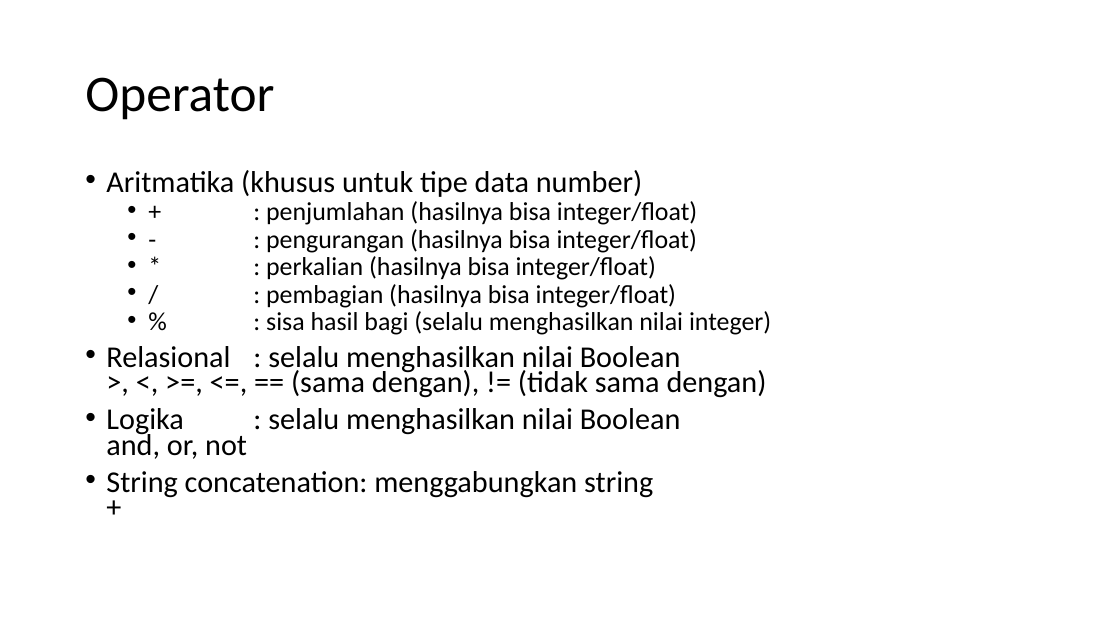
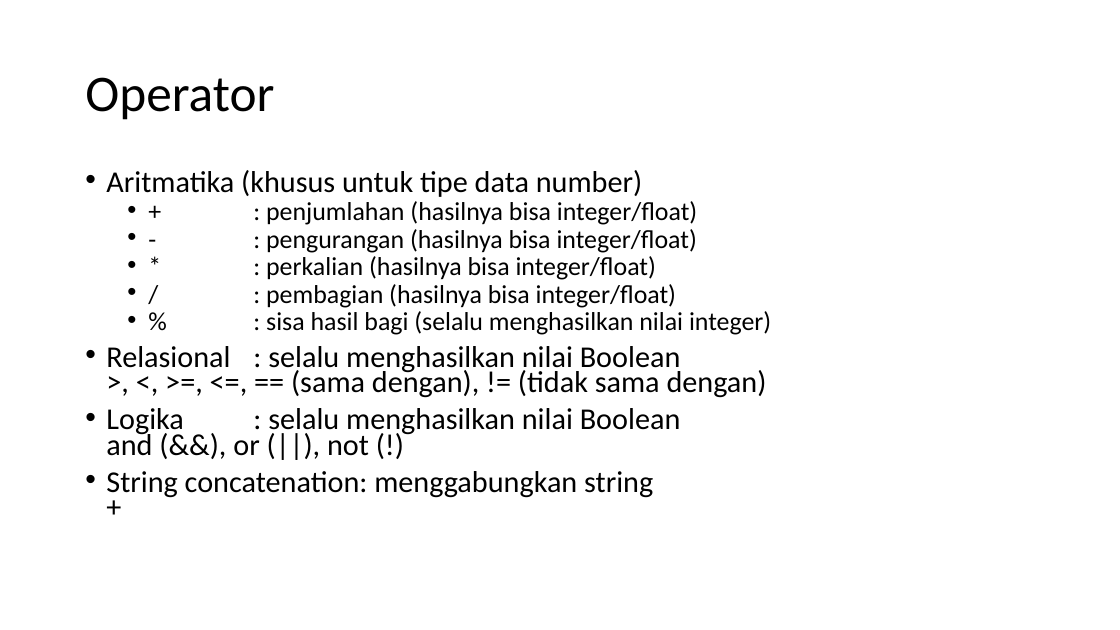
Before and after one commit to auliyanurul/kuliah, a slide deck: slide 5 of PBO/PBO 02.pptx. Drawn at 1120x630 pixels with LibreOffice and Linux fonts; fonts in the diff are those of the drawing. Boxes give left, top, right and bottom in pixels: in the first picture for what was removed or moved away, otherwise in the second. Text is boxed around its words. In the diff, an @@ line names an element or a change of style, - is before the commit and + after.

```diff
--- a/PBO/PBO 02.pptx
+++ b/PBO/PBO 02.pptx
@@ text at bbox=[106, 408, 681, 456]: text changed @@
-• Logika : selalu menghasilkan nilai Boolean
-  and, or, not
+• Logika : selalu menghasilkan nilai Boolean
+  and (&&), or (||), not (!)
```
Also in this commit, not shown: 1 other file.
